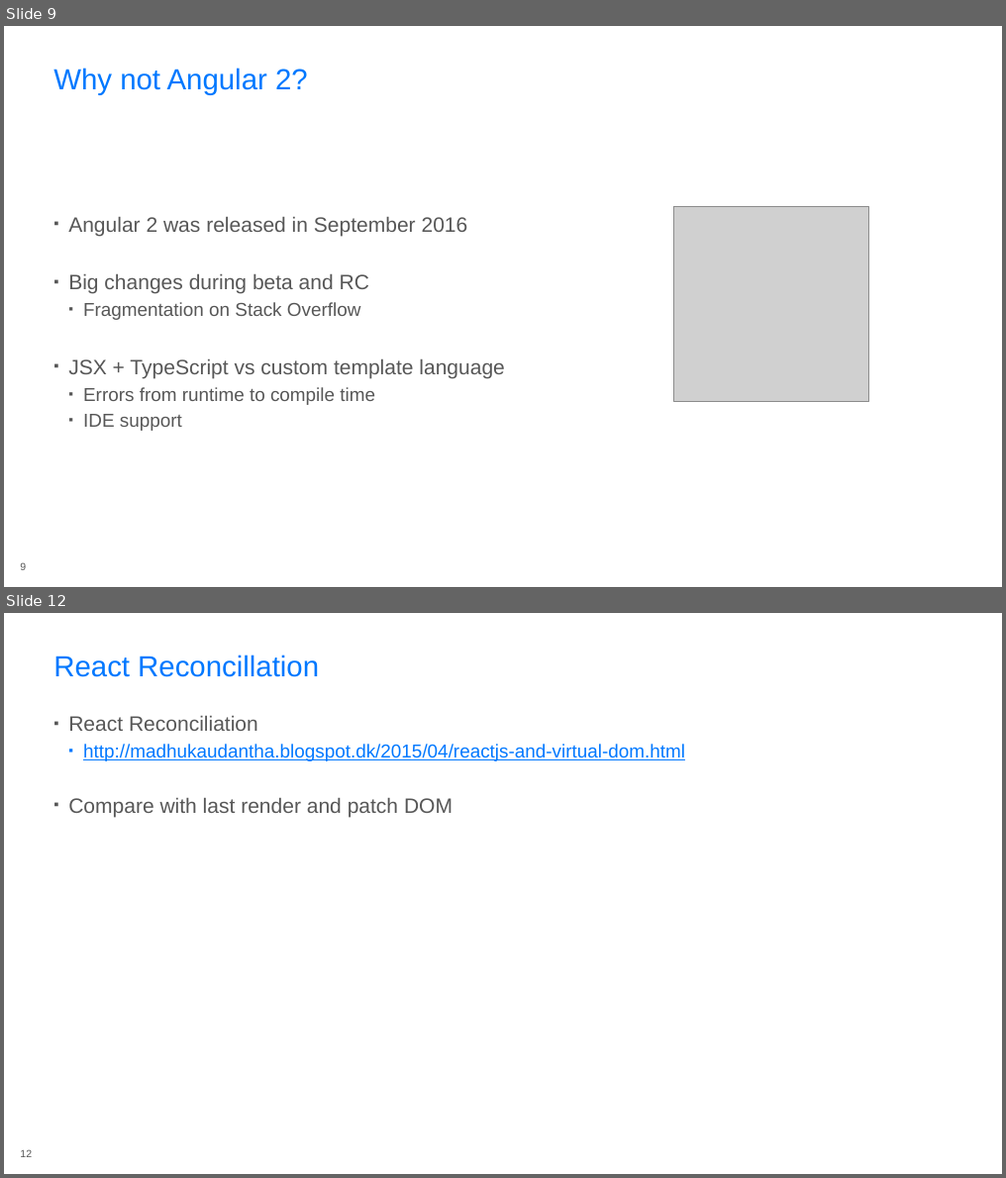
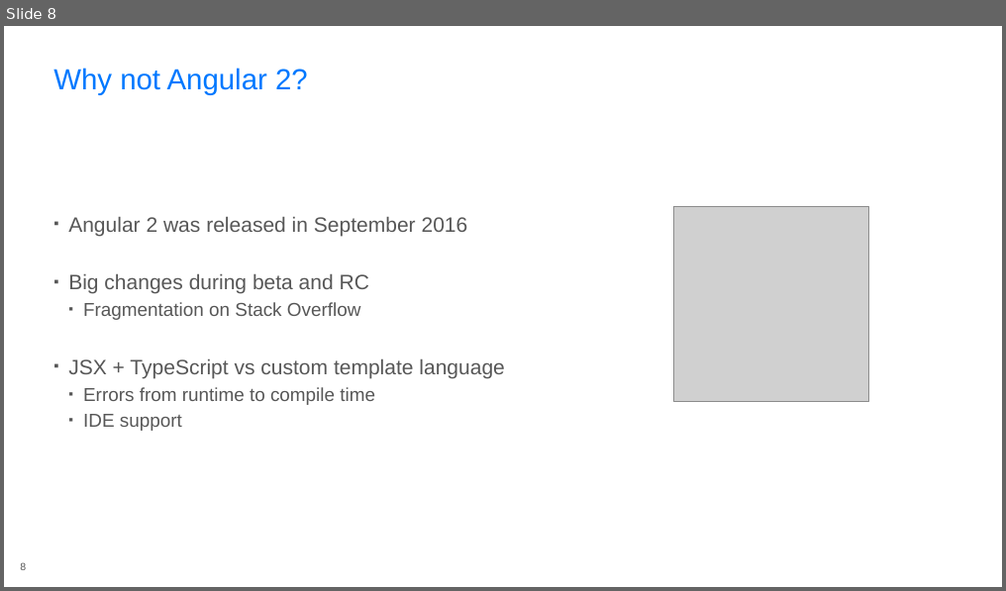
Before and after one commit to rasmuskl/react-webpack-typescript, a slide deck: _notes/Presentation.pptx. Shown one above the other, each under a label of ours: slides 9 and 12 before the commit, slide 8 after it; the slides between them are not shown. The pictures are 1006x1178 and 1006x591 pixels, drawn with LibreOffice and Linux fonts; fonts in the diff are those of the drawing; grey boxes stand for pictures; background and template pictures are left out. Boxes give left, top, right and bottom in pixels: in the first picture for what was removed or moved away, otherwise in the second. Text is boxed around its words. In the diff, an @@ line names an element or a change of style, - is before the commit and + after.

Commit message:
Added React lifecycle and reconcillation slides.

```diff
--- a/_notes/Presentation.pptx
+++ b/_notes/Presentation.pptx
@@ slide 12 removed at (4, 613, 1002, 1174), background #FFFFFF @@
@@ title removed at (54, 655, 319, 677) @@
-React Reconcillation
@@ text removed at (68, 716, 685, 817) @@
-▪ React Reconciliation
-  ▪ http://madhukaudantha.blogspot.dk/2015/04/reactjs-and-virtual-dom.html
-▪ Compare with last render and patch DOM
@@ page number removed at (20, 1150, 32, 1157) @@
-12
@@ what was slide 9 is now slide 8 @@
```
Also in this commit, not shown: 3 slides changed, 5 slides added, 3 other files.
